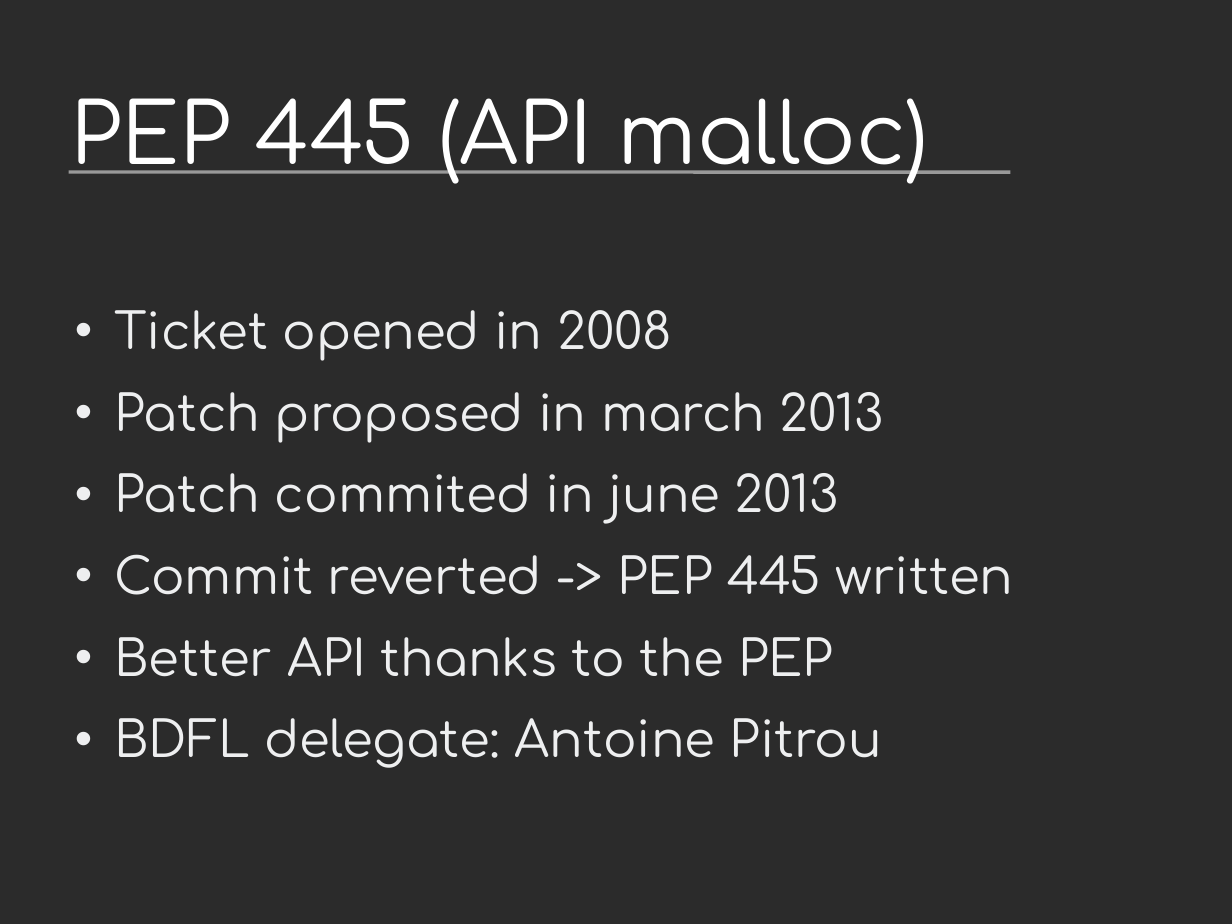
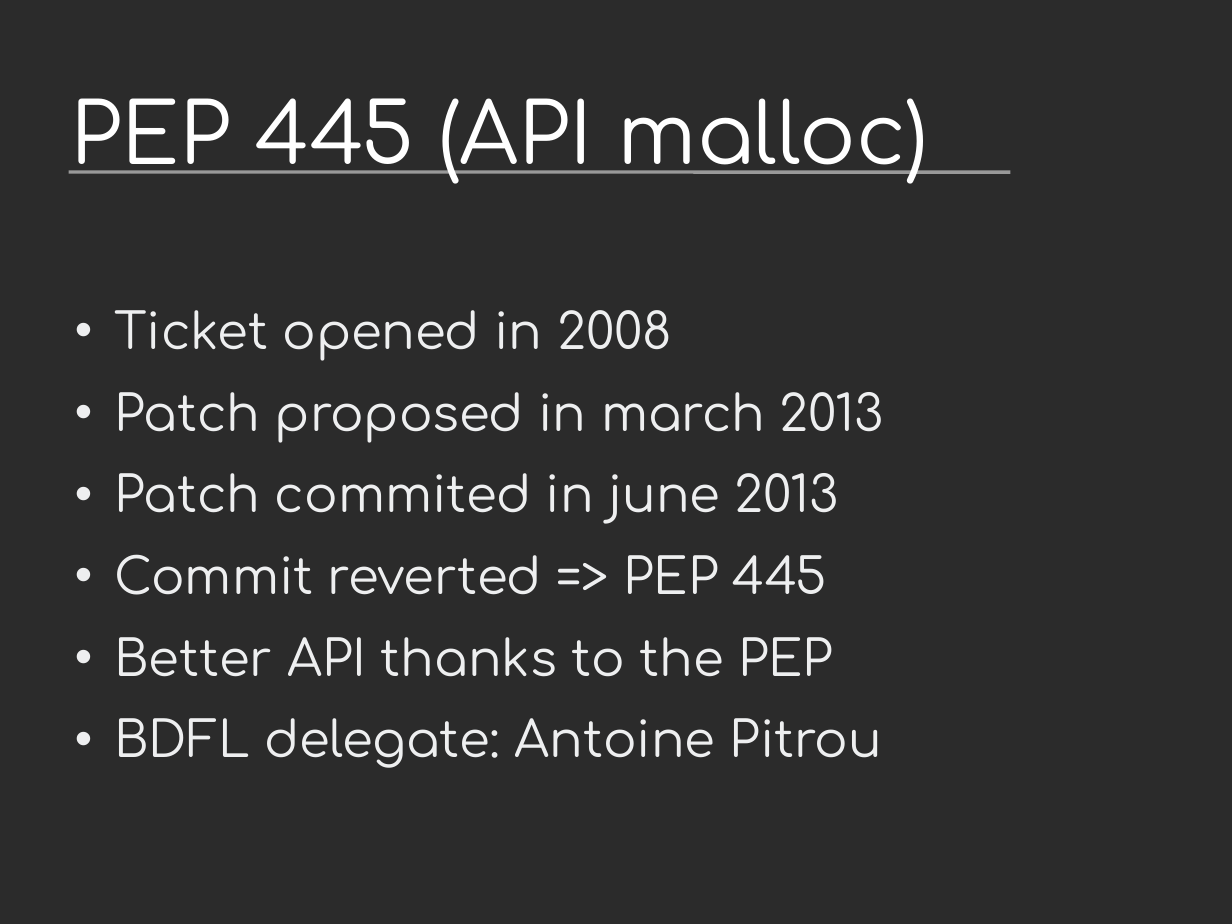
Before and after one commit to vstinner/talks, a slide deck: slide 23 of 2014-Pycon-Montreal/tracemalloc.odp (slide 27 before the commit). Drawn at 1232x924 pixels with LibreOffice and Linux fonts; fonts in the diff are those of the drawing; background and template pictures are left out; a plain dark background stands for a picture behind light text. Boxes give left, top, right and bottom in pixels: in the first picture for what was removed or moved away, otherwise in the second. Text is boxed around its words. In the diff, an @@ line names an element or a change of style, - is before the commit and + after.

```diff
--- a/2014-Pycon-Montreal/tracemalloc.odp
+++ b/2014-Pycon-Montreal/tracemalloc.odp
@@ text at <box>114,554,827,595</box>: text changed @@
-• Commit reverted -> PEP 445 written
+• Commit reverted => PEP 445
```
Also in this commit, not shown: 6 other slides changed, 3 slides added, 7 slides removed.
